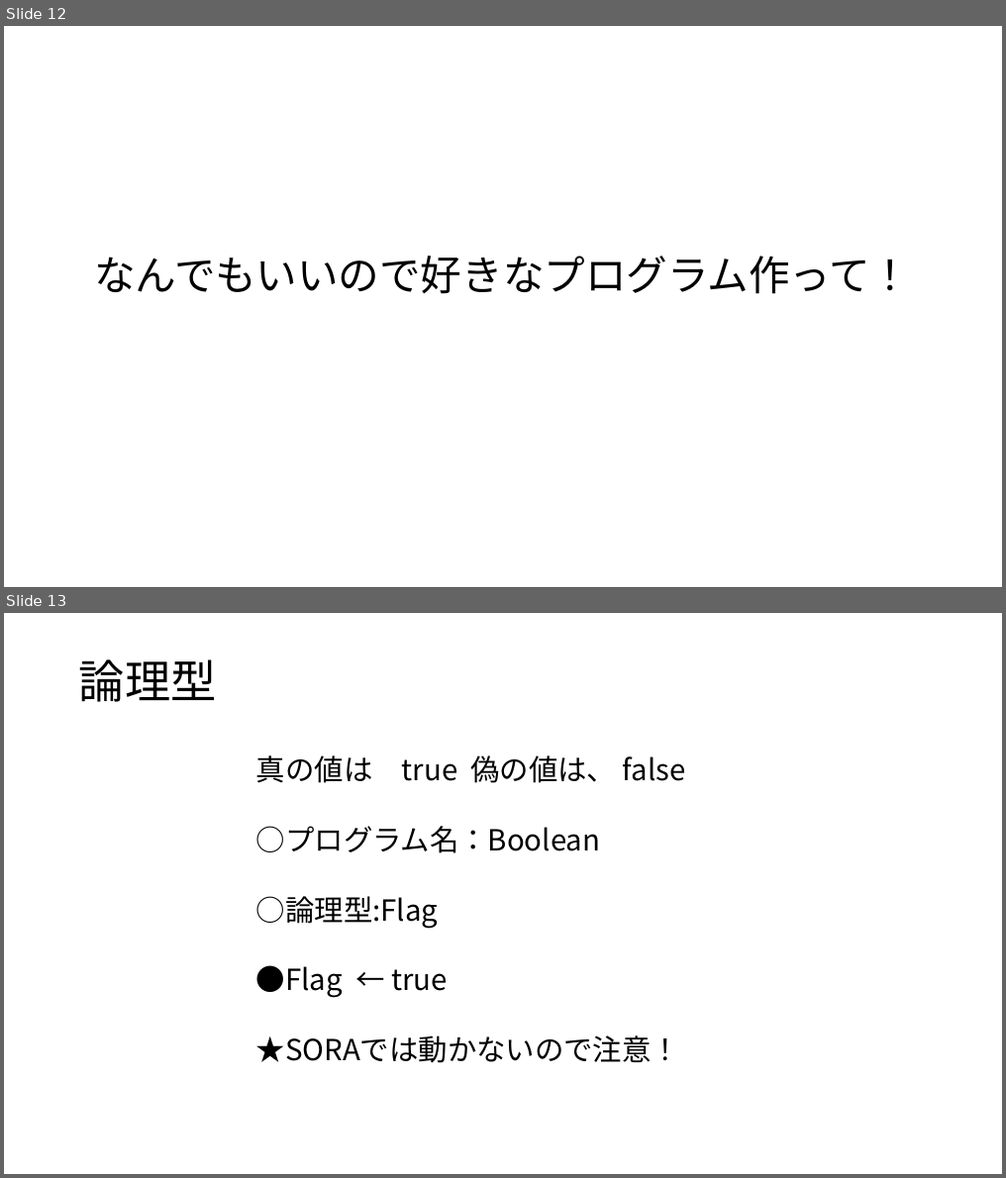
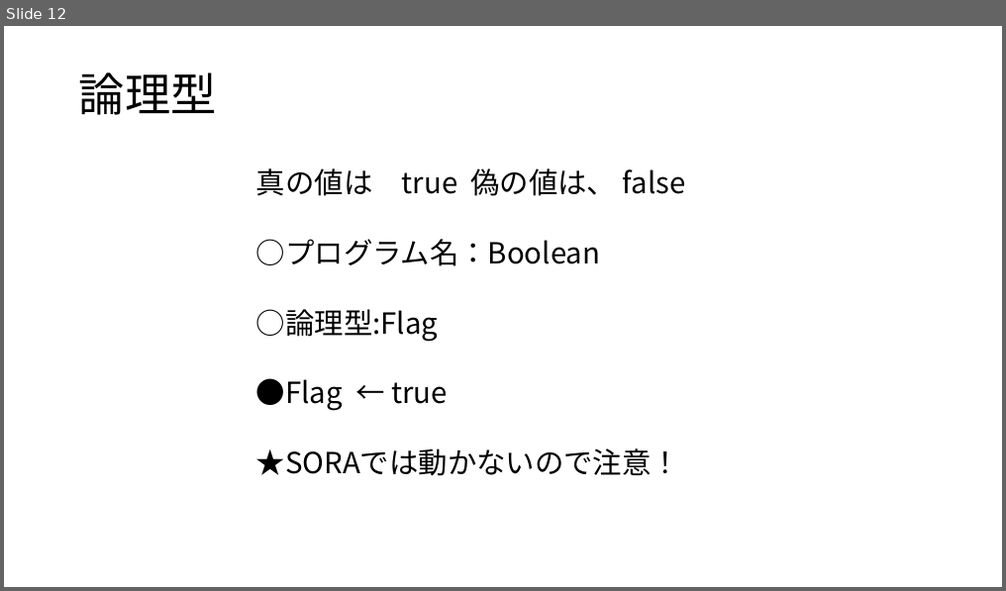
Before and after one commit to masakage/algorithm, a slide deck: docs/第1回アルゴリズムとは何か.pptx. Shown one above the other, each under a label of ours: slides 12 and 13 before the commit, slide 12 after it. The pictures are 1006x1178 and 1006x591 pixels, drawn with LibreOffice and Linux fonts; fonts in the diff are those of the drawing. Boxes give left, top, right and bottom in pixels: in the first picture for what was removed or moved away, otherwise in the second. Text is boxed around its words. In the diff, an @@ line names an element or a change of style, - is before the commit and + after.

```diff
--- a/docs/第1回アルゴリズムとは何か.pptx
+++ b/docs/第1回アルゴリズムとは何か.pptx
@@ slide 12 removed at bbox=[4, 26, 1002, 587], background #FFFFFF @@
@@ title removed at bbox=[94, 256, 911, 294] @@
-なんでもいいので好きなプログラム作って！
@@ what was slide 13 is now slide 12 @@
```
Also in this commit, not shown: 1 slide added.
